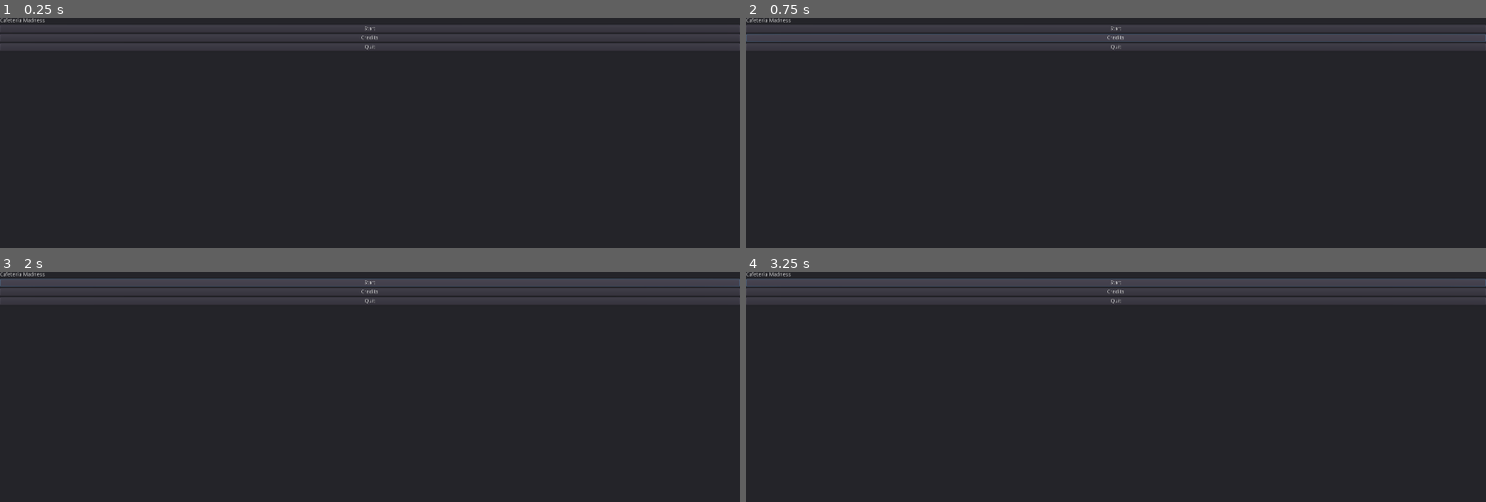
Above: before the commit, frames 1-4 (two rows, left to right).
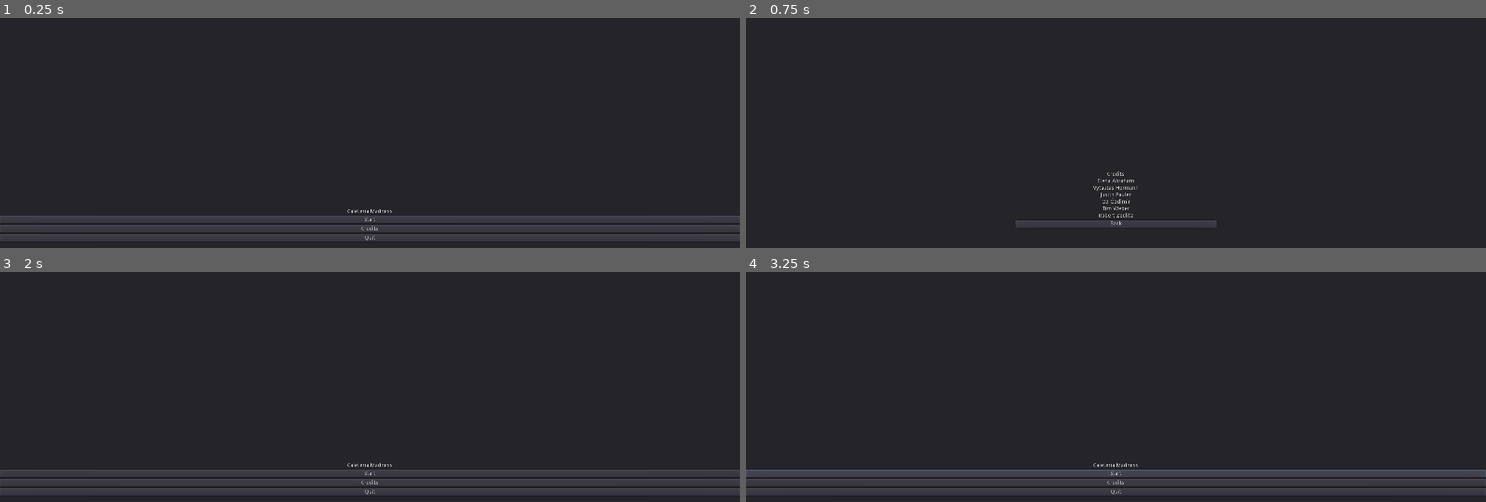
Above: after the commit, the same moments.

Repository: Vytautas-Hermann/GJ-2020
Game: Godot game, scene res://src/scenes/Title_Screen.tscn
Two runs of this game, one before a commit and one after it. Both use one fixed random seed, a clock stepped at 60 frames per second and the inputs below. Before the commit the project starts from res://src/scenes/Player.tscn.
Inputs:
- Up to frame 1 (0.25 s): no input
- Up to frame 2 (0.75 s): click "Credits" at 0.5 s
- Up to frame 3 (2 s): click "Start" (after the commit: "Back") at 1.25 s
- Up to frame 4 (3.25 s): click "Start" at 2 s; click "Start" at 2.75 s

The runs differ from the first frame. In frame 1, 11% of the frame differs, in the area x 0-100%, y 0-98%; in frame 2, 7.7%; in frame 3, 13%; in frame 4, 14%.

Commit message:
title, credits, score

Diff:
--- a/project.godot
+++ b/project.godot
@@ -8,20 +8,15 @@
 
 config_version=4
 
-_global_script_classes=[ {
-"base": "KinematicBody2D",
-"class": "Actor",
-"language": "GDScript",
-"path": "res://src/scenes/Actor.gd"
-} ]
+_global_script_classes=[  ]
 _global_script_class_icons={
-"Actor": ""
+
 }
 
 [application]
 
 config/name="Game_Jam_04_2020"
-run/main_scene="res://src/scenes/Player.tscn"
+run/main_scene="res://src/scenes/Title_Screen.tscn"
 config/icon="res://icon.png"
 
 [display]
--- a/src/scenes/Actor.gd
+++ /dev/null
@@ -1,16 +0,0 @@
-extends KinematicBody2D
-class_name Actor
-
-# Declare member variables here. Examples:
-# var a = 2
-# var b = "text"
-
-
-# Called when the node enters the scene tree for the first time.
-func _ready():
-	pass # Replace with function body.
-
-
-func _physics_process(delta: float) -> void:
-	var velocity: = Vector2(300, 0)
-	move_and_slide(velocity)
--- /dev/null
+++ b/src/scenes/Credits.tscn
@@ -0,0 +1,80 @@
+[gd_scene load_steps=2 format=2]
+
+[ext_resource path="res://src/scripts/credits.gd" type="Script" id=1]
+
+[node name="Credits" type="Node2D"]
+
+[node name="Panel" type="Panel" parent="."]
+margin_right = 1920.0
+margin_bottom = 1080.0
+__meta__ = {
+"_edit_use_anchors_": false
+}
+
+[node name="MarginContainer" type="MarginContainer" parent="."]
+margin_left = 700.0
+margin_top = 400.0
+margin_right = 1220.0
+margin_bottom = 700.0
+__meta__ = {
+"_edit_use_anchors_": false
+}
+
+[node name="VBoxContainer" type="VBoxContainer" parent="MarginContainer"]
+margin_right = 520.0
+margin_bottom = 300.0
+script = ExtResource( 1 )
+
+[node name="Label" type="Label" parent="MarginContainer/VBoxContainer"]
+margin_right = 520.0
+margin_bottom = 14.0
+text = "Credits"
+align = 1
+
+[node name="Label2" type="Label" parent="MarginContainer/VBoxContainer"]
+margin_top = 18.0
+margin_right = 520.0
+margin_bottom = 32.0
+text = "Elena Abraham"
+align = 1
+
+[node name="Label3" type="Label" parent="MarginContainer/VBoxContainer"]
+margin_top = 36.0
+margin_right = 520.0
+margin_bottom = 50.0
+text = "Vytautas Hermann"
+align = 1
+
+[node name="Label4" type="Label" parent="MarginContainer/VBoxContainer"]
+margin_top = 54.0
+margin_right = 520.0
+margin_bottom = 68.0
+text = "Justin Pauler"
+align = 1
+
+[node name="Label5" type="Label" parent="MarginContainer/VBoxContainer"]
+margin_top = 72.0
+margin_right = 520.0
+margin_bottom = 86.0
+text = "Oz Özdimir"
+align = 1
+
+[node name="Label6" type="Label" parent="MarginContainer/VBoxContainer"]
+margin_top = 90.0
+margin_right = 520.0
+margin_bottom = 104.0
+text = "Tim Weber"
+align = 1
+
+[node name="Label7" type="Label" parent="MarginContainer/VBoxContainer"]
+margin_top = 108.0
+margin_right = 520.0
+margin_bottom = 122.0
+text = "Robert Zedlitz"
+align = 1
+
+[node name="Button" type="Button" parent="MarginContainer/VBoxContainer"]
+margin_top = 126.0
+margin_right = 520.0
+margin_bottom = 146.0
+text = "Back"
--- a/src/scenes/Player.gd
+++ /dev/null
@@ -1,16 +0,0 @@
-extends Actor
-
-
-# Declare member variables here. Examples:
-# var a = 2
-# var b = "text"
-
-
-# Called when the node enters the scene tree for the first time.
-func _ready():
-	pass # Replace with function body.
-
-
-# Called every frame. 'delta' is the elapsed time since the previous frame.
-#func _process(delta):
-#	pass
--- a/src/scenes/Player.tscn
+++ /dev/null
@@ -1,44 +0,0 @@
-[gd_scene format=2]
-
-[node name="Node2D" type="Node2D"]
-
-[node name="Panel" type="Panel" parent="."]
-margin_right = 1920.0
-margin_bottom = 1080.0
-__meta__ = {
-"_edit_use_anchors_": false
-}
-
-[node name="MarginContainer" type="MarginContainer" parent="."]
-margin_right = 1920.0
-margin_bottom = 1080.0
-__meta__ = {
-"_edit_use_anchors_": false
-}
-
-[node name="VBoxContainer" type="VBoxContainer" parent="MarginContainer"]
-margin_right = 1920.0
-margin_bottom = 1080.0
-
-[node name="Title" type="Label" parent="MarginContainer/VBoxContainer"]
-margin_right = 1920.0
-margin_bottom = 14.0
-text = "Cafeteria Madness"
-
-[node name="Button" type="Button" parent="MarginContainer/VBoxContainer"]
-margin_top = 18.0
-margin_right = 1920.0
-margin_bottom = 38.0
-text = "Start"
-
-[node name="Button2" type="Button" parent="MarginContainer/VBoxContainer"]
-margin_top = 42.0
-margin_right = 1920.0
-margin_bottom = 62.0
-text = "Credits"
-
-[node name="Button3" type="Button" parent="MarginContainer/VBoxContainer"]
-margin_top = 66.0
-margin_right = 1920.0
-margin_bottom = 86.0
-text = "Quit"
--- /dev/null
+++ b/src/scenes/Score.tscn
@@ -0,0 +1,44 @@
+[gd_scene load_steps=2 format=2]
+
+[ext_resource path="res://src/scripts/score.gd" type="Script" id=1]
+
+[node name="Score" type="Node2D"]
+
+[node name="Panel" type="Panel" parent="."]
+margin_right = 1920.0
+margin_bottom = 1080.0
+__meta__ = {
+"_edit_use_anchors_": false
+}
+
+[node name="MarginContainer" type="MarginContainer" parent="."]
+margin_left = 700.0
+margin_top = 400.0
+margin_right = 1220.0
+margin_bottom = 700.0
+__meta__ = {
+"_edit_use_anchors_": false
+}
+
+[node name="VBoxContainer" type="VBoxContainer" parent="MarginContainer"]
+margin_right = 520.0
+margin_bottom = 300.0
+script = ExtResource( 1 )
+
+[node name="Label" type="Label" parent="MarginContainer/VBoxContainer"]
+margin_right = 520.0
+margin_bottom = 14.0
+text = "Score:"
+align = 1
+
+[node name="Score" type="Label" parent="MarginContainer/VBoxContainer"]
+margin_top = 18.0
+margin_right = 520.0
+margin_bottom = 32.0
+align = 1
+
+[node name="Button" type="Button" parent="MarginContainer/VBoxContainer"]
+margin_top = 36.0
+margin_right = 520.0
+margin_bottom = 56.0
+text = "Back To Titlescreen"
--- /dev/null
+++ b/src/scenes/Title_Screen.tscn
@@ -0,0 +1,50 @@
+[gd_scene load_steps=2 format=2]
+
+[ext_resource path="res://src/scripts/title_screen.gd" type="Script" id=1]
+
+[node name="Title_Screen" type="Node2D"]
+
+[node name="Panel" type="Panel" parent="."]
+margin_right = 1920.0
+margin_bottom = 1080.0
+__meta__ = {
+"_edit_use_anchors_": false
+}
+
+[node name="MarginContainer" type="MarginContainer" parent="."]
+margin_right = 1920.0
+margin_bottom = 1080.0
+__meta__ = {
+"_edit_use_anchors_": false
+}
+
+[node name="VBoxContainer" type="VBoxContainer" parent="MarginContainer"]
+margin_right = 1920.0
+margin_bottom = 1080.0
+alignment = 1
+script = ExtResource( 1 )
+
+[node name="Title" type="Label" parent="MarginContainer/VBoxContainer"]
+margin_top = 497.0
+margin_right = 1920.0
+margin_bottom = 511.0
+text = "Cafeteria Madness"
+align = 1
+
+[node name="Button" type="Button" parent="MarginContainer/VBoxContainer"]
+margin_top = 515.0
+margin_right = 1920.0
+margin_bottom = 535.0
+text = "Start"
+
+[node name="Button2" type="Button" parent="MarginContainer/VBoxContainer"]
+margin_top = 539.0
+margin_right = 1920.0
+margin_bottom = 559.0
+text = "Credits"
+
+[node name="Button3" type="Button" parent="MarginContainer/VBoxContainer"]
+margin_top = 563.0
+margin_right = 1920.0
+margin_bottom = 583.0
+text = "Quit"
--- /dev/null
+++ b/src/scripts/credits.gd
@@ -0,0 +1,7 @@
+extends VBoxContainer
+
+func _ready():
+	get_node("Button").connect("pressed", self, "_back")
+
+func _back():
+	get_tree().change_scene("res://src/scenes/Title_Screen.tscn")
--- /dev/null
+++ b/src/scripts/score.gd
@@ -0,0 +1,7 @@
+extends VBoxContainer
+
+func _ready():
+	get_node("Button").connect("pressed", self, "_back")
+
+func _back():
+	get_tree().change_scene("res://src/scenes/Title_Screen.tscn")
--- /dev/null
+++ b/src/scripts/title_screen.gd
@@ -0,0 +1,15 @@
+extends VBoxContainer
+
+func _ready():
+	get_node("Button").connect("pressed", self, "_on_new_game")
+	get_node("Button2").connect("pressed", self, "_on_credits")
+	get_node("Button3").connect("pressed", self, "_on_quit")
+
+func _on_new_game():
+	pass
+
+func _on_credits():
+	get_tree().change_scene("res://src/scenes/Credits.tscn")
+
+func _on_quit():
+	get_tree().quit()
Binary file removed: assets/rabbit-removebg.png
Not shown, removed: assets/rabbit-removebg.png.import
Binary file removed: assets/rabbit.jpg
Not shown, removed: assets/rabbit.jpg.import
